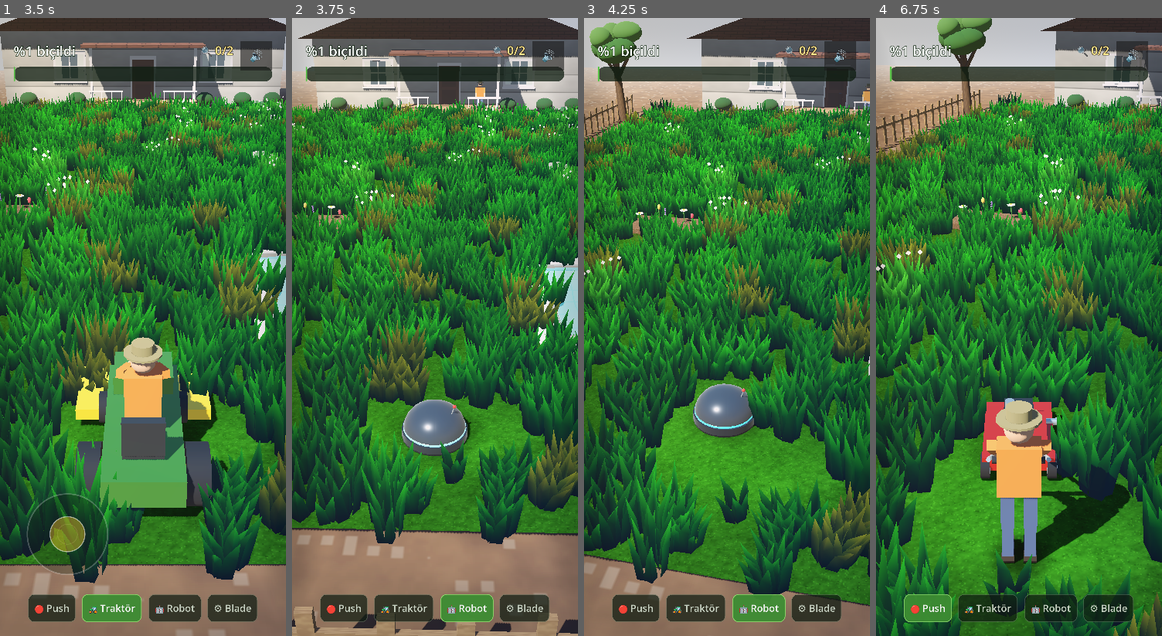
Above: before the commit, frames 1-4 (left to right).
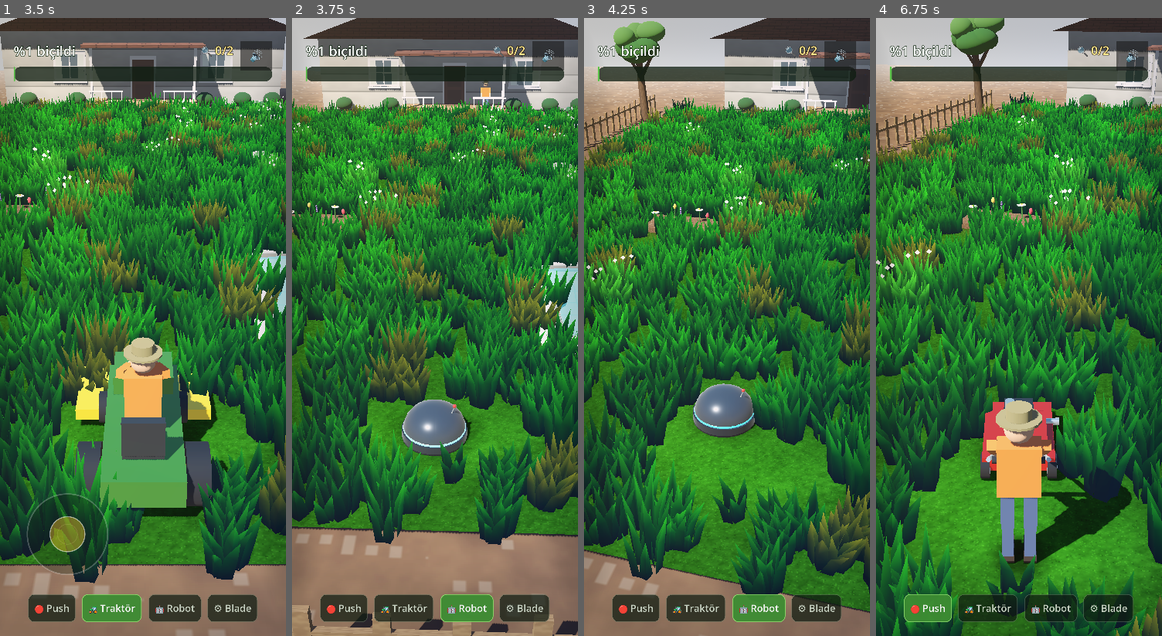
Above: after the commit, the same moments.

Repository: osdeniz/underthelawn
Game: Godot game, scene res://scenes/Main.tscn
The game is run twice, just before and just after one commit, with the same random seed, the same clock (stepped at 60 frames per second) and the same inputs.
Inputs:
- Up to frame 1 (3.5 s): click "🔊" at 0.5 s; click "🔇" at 1.25 s; click "🔴 Push" at 2 s; click "🚜 Traktör" at 2.75 s
- Up to frame 2 (3.75 s): click "🤖 Robot" at 3.5 s
- Up to frame 3 (4.25 s): no input
- Up to frame 4 (6.75 s): click "⚙️ Blade" at 4.25 s; click "🔊" at 5 s; click "🔇" at 5.75 s; click "🔴 Push" at 6.5 s

Frame 1 is identical in both runs. In frame 2, 28% of the frame differs, in the area x 0-100%, y 0-100%; in frame 3, 44%, in the area x 0-100%, y 0-97%; in frame 4, 41%.

Commit message:
G6.7: fix robot pace, add per-type steering tuning
Robot arrival zeroed the throttle, restarting the 0.4s ramp at every cell (0.8 u/s vs 2.1 nominal); it now advances the cursor and retargets in the same tick and only stops when nothing is left. MOWER_TYPES gained steer_gain/turn_drag per vehicle: tractor drag 0.45->0.28 (the spec value gave a 5.8-unit turning radius at 4.8 u/s), robot gain 5->7 for snappier waypoint chasing, ROBOT_ARRIVE_DISTANCE 0.35->0.5 to stop it orbiting. New tests/PaceCheck.tscn audits average speed against nominal: push 89%, tractor 88%, robot 89%, blade 99%.

Diff:
--- a/scripts/game_config.gd
+++ b/scripts/game_config.gd
@@ -165,20 +165,30 @@
 	{
 		"id": "push", "emoji": "🔴", "label": "Push",
 		"speed": 3.0, "deck": 0.7, "max_turn": 1.7, "body": 0.55, "reverse": 0.0,
+		# §7 defaults: the push mower is the reference feel.
+		"steer_gain": 5.0, "turn_drag": 0.45,
 	},
 	{
 		"id": "tractor", "emoji": "🚜", "label": "Traktör",
 		"speed": 4.8, "deck": 1.1, "max_turn": 1.5, "body": 0.85, "reverse": 0.5,
+		# G6.7: at 4.8 u/s the §7 0.45 drag gave a ~5.8 unit turning radius —
+		# wider than a third of the lawn. 0.28 keeps it heavy but steerable.
+		"steer_gain": 5.0, "turn_drag": 0.28,
 	},
 	{
 		"id": "robot", "emoji": "🤖", "label": "Robot",
 		"speed": 2.1, "deck": 0.7, "max_turn": 2.6, "body": 0.45, "reverse": 0.0,
+		# G6.7: the robot chases waypoints, so it needs to snap onto a heading
+		# quickly; its own 2.6 rad/s ceiling still bounds the rate.
+		"steer_gain": 7.0, "turn_drag": 0.30,
 	},
 	{
 		# G6 Blade: yaw-free, follows the finger. max_turn is a dummy (never
 		# steers) kept non-zero so speed/turn ratios stay divide-safe.
 		"id": "blade", "emoji": "⚙️", "label": "Blade",
 		"speed": 9.0, "deck": 0.55, "max_turn": 1.0, "body": 0.40, "reverse": 0.0,
+		# Yaw-free: it never steers, so these are inert.
+		"steer_gain": 0.0, "turn_drag": 0.0,
 	},
 ]
 
@@ -217,7 +227,9 @@
 const JOYSTICK_RETURN_TIME := 0.18
 
 # ---------------------------------------------------------------- robot (§7)
-const ROBOT_ARRIVE_DISTANCE := 0.35
+## G6.7: 0.35 was tight enough that the robot orbited its target; 0.5 lets it
+## pass through cleanly at 2.1 u/s.
+const ROBOT_ARRIVE_DISTANCE := 0.5
 const ROBOT_NUDGE_DISTANCE := 3.5
 const ROBOT_SWIPE_THRESHOLD_PT := 60.0
 ## Detour search range when a serpentine cell is blocked: +/-1..4 rows.
--- a/scripts/mower_controller.gd
+++ b/scripts/mower_controller.gd
@@ -74,6 +74,15 @@
 ## 0 means no reverse gear (§6).
 func reverse_factor() -> float:
 	return params["reverse"]
+
+
+## Per-type steering tuning (G6.7); falls back to §7's shared defaults.
+func steer_gain() -> float:
+	return params.get("steer_gain", GameConfig.STEER_ERROR_GAIN)
+
+
+func turn_drag() -> float:
+	return params.get("turn_drag", GameConfig.STEER_SPEED_RADIUS_FACTOR)
 
 
 func speed_fraction() -> float:
@@ -167,7 +176,7 @@
 func _update_steering(delta: float) -> void:
 	omega += (desired_omega - omega) * minf(1.0, GameConfig.STEER_SMOOTHING * delta)
 	# Faster travel widens the turning radius by up to 45%.
-	yaw += omega * (1.0 - GameConfig.STEER_SPEED_RADIUS_FACTOR * speed_fraction()) * delta
+	yaw += omega * (1.0 - turn_drag() * speed_fraction()) * delta
 
 
 static func shortest_angle(from_angle: float, to_angle: float) -> float:
@@ -176,8 +185,7 @@
 
 ## Turn towards a world-space heading using the §7 error gain.
 func steer_towards(target_yaw: float) -> void:
-	desired_omega = clampf(
-		shortest_angle(yaw, target_yaw) * GameConfig.STEER_ERROR_GAIN,
+	desired_omega = clampf(shortest_angle(yaw, target_yaw) * steer_gain(),
 		-max_turn(), max_turn())
 
 
--- a/scripts/robot_mower.gd
+++ b/scripts/robot_mower.gd
@@ -101,27 +101,43 @@
 		desired_omega = 0.0
 		return
 
-	var target := _override if _has_override else _current_target()
-
-	if target == Vector3.INF:
-		# Nothing left to mow: stop.
-		throttle = 0.0
-		desired_omega = 0.0
-		return
-
-	var to_target := Vector2(target.x - position.x, target.z - position.z)
-	if to_target.length() <= GameConfig.ROBOT_ARRIVE_DISTANCE:
+	# G6.7 pace fix: arriving at a waypoint used to zero the throttle, so the
+	# 0.4 s acceleration ramp restarted at EVERY cell and the robot averaged
+	# ~0.8 u/s instead of its 2.1. Now arrival only advances the cursor and the
+	# next target is picked in the SAME tick, so it flows through the route.
+	var target := Vector3.INF
+	for _guard in 8:
+		target = _override if _has_override else _current_target()
+		if target == Vector3.INF:
+			break
+		var reach := Vector2(target.x - position.x, target.z - position.z)
+		if reach.length() > GameConfig.ROBOT_ARRIVE_DISTANCE:
+			break
 		if _has_override:
-			# Arrived at the player's point: rejoin the pattern nearby.
+			# Reached the player's point: rejoin the pattern nearby.
 			_has_override = false
 			_rejoin_nearest()
 		else:
 			route_index += 1
-		throttle = 0.0
-		return
-
+		target = Vector3.INF
+
+	if target == Vector3.INF:
+		# Nothing in reach this tick (route finished, or several waypoints
+		# consumed at once): coast rather than braking hard.
+		desired_omega = 0.0
+		if not _has_pending():
+			throttle = 0.0
+		return
+
+	var to_target := Vector2(target.x - position.x, target.z - position.z)
 	steer_towards(atan2(to_target.x, -to_target.y))
 	throttle = 1.0
+
+
+## Is there anything left to mow at all? Used to decide between coasting and
+## stopping when a tick consumes several waypoints.
+func _has_pending() -> bool:
+	return _nearest_pending().x >= 0
 
 
 ## Jump the route cursor to the waypoint closest to where we are now.
--- /dev/null
+++ b/tests/PaceCheck.tscn
@@ -0,0 +1,9 @@
+[gd_scene load_steps=3 format=3]
+
+[ext_resource type="Script" path="res://tests/pace_check.gd" id="1_test"]
+[ext_resource type="PackedScene" path="res://scenes/Main.tscn" id="2_main"]
+
+[node name="PaceCheck" type="Node"]
+script = ExtResource("1_test")
+
+[node name="Main" parent="." instance=ExtResource("2_main")]
--- /dev/null
+++ b/tests/pace_check.gd
@@ -0,0 +1,93 @@
+extends Node
+## G6.7 pace audit: measures each mower's AVERAGE speed over a real drive and
+## reports it against the §6 nominal. A type that averages far below nominal is
+## losing time to throttle ramps or steering thrash.
+
+var game: Game
+var frame := 0
+var idx := -1
+var samples := 0
+var sum_speed := 0.0
+var start_cells := 0
+var fails := 0
+
+const WINDOW := 300
+const TYPES := [
+	[GameConfig.MOWER_PUSH, "push"], [GameConfig.MOWER_TRACTOR, "traktor"],
+	[GameConfig.MOWER_ROBOT, "robot"], [GameConfig.MOWER_BLADE, "blade"],
+]
+const SPOTS := [Vector3(-5.0, 0.0, 9.0), Vector3(5.0, 0.0, 9.0),
+	Vector3(-5.0, 0.0, -3.0), Vector3(1.0, 0.0, -7.0)]
+
+
+func _ready() -> void:
+	game = get_node("Main") as Game
+	print("--- hiz denetimi (pencere %.1f sn) ---" % (float(WINDOW) / 60.0))
+
+
+func _process(_d: float) -> void:
+	frame += 1
+	if frame < 20:
+		return
+	var local := (frame - 20) % WINDOW
+	var i := (frame - 20) / WINDOW
+	if i >= TYPES.size():
+		print("--- %s ---" % ("HIZ DENETIMI GECTI" if fails == 0 else "%d TIP YAVAS" % fails))
+		get_tree().quit(fails)
+		return
+
+	if local == 0:
+		idx = i
+		game.select_mower(TYPES[i][0])
+		game.mower.reset_to_start()
+		game.mower.position = SPOTS[i]
+		game.cam.snap_to_target()
+		var robot := game.mower as RobotMower
+		if robot != null:
+			robot._rejoin_nearest()
+		samples = 0
+		sum_speed = 0.0
+		start_cells = game.model.mowed_count
+	elif local < WINDOW - 10:
+		_drive(TYPES[i][0])
+		sum_speed += game.mower.speed
+		samples += 1
+	elif local == WINDOW - 5:
+		var avg := sum_speed / maxf(float(samples), 1.0)
+		var nominal: float = GameConfig.MOWER_TYPES[TYPES[i][0]]["speed"]
+		var ratio := avg / nominal
+		var cells := game.model.mowed_count - start_cells
+		# Below 55% of nominal means the vehicle is fighting itself.
+		var ok := ratio >= 0.55
+		if not ok:
+			fails += 1
+		print("  %s %-8s ort=%.2f nominal=%.1f oran=%%%d  %d hucre" % [
+			"ok  " if ok else "FAIL", TYPES[i][1], avg, nominal, int(ratio * 100.0), cells])
+		_release(TYPES[i][0])
+
+
+func _drive(type: int) -> void:
+	match type:
+		GameConfig.MOWER_PUSH:
+			game.mower.on_touch_pressed(0, Vector2(585, 1500))
+			game.mower.on_touch_dragged(0, Vector2(585, 1250))
+		GameConfig.MOWER_TRACTOR:
+			game.hud.joystick._set_knob(Vector2(0.15, -0.98) * 165.0)
+		GameConfig.MOWER_BLADE:
+			if not (game.mower as BladeMower)._has_finger:
+				game.mower.on_touch_pressed(0,
+					game.cam.unproject_position(game.mower.global_position))
+			# Orbit the spawn point: driving straight pins it on a wall within
+			# half a second and the average then measures standing still.
+			var a := float(frame) * 0.06
+			var orbit := SPOTS[GameConfig.MOWER_BLADE] \
+				+ Vector3(cos(a) * 3.0, 0.0, sin(a) * 3.0)
+			game.mower.on_touch_dragged(0, game.cam.unproject_position(orbit))
+
+
+func _release(type: int) -> void:
+	match type:
+		GameConfig.MOWER_PUSH, GameConfig.MOWER_BLADE:
+			game.mower.on_touch_released(0, Vector2.ZERO)
+		GameConfig.MOWER_TRACTOR:
+			game.hud.joystick._set_knob(Vector2.ZERO)
Not shown, added: tests/pace_check.gd.uid
Not shown, changed: README.md
